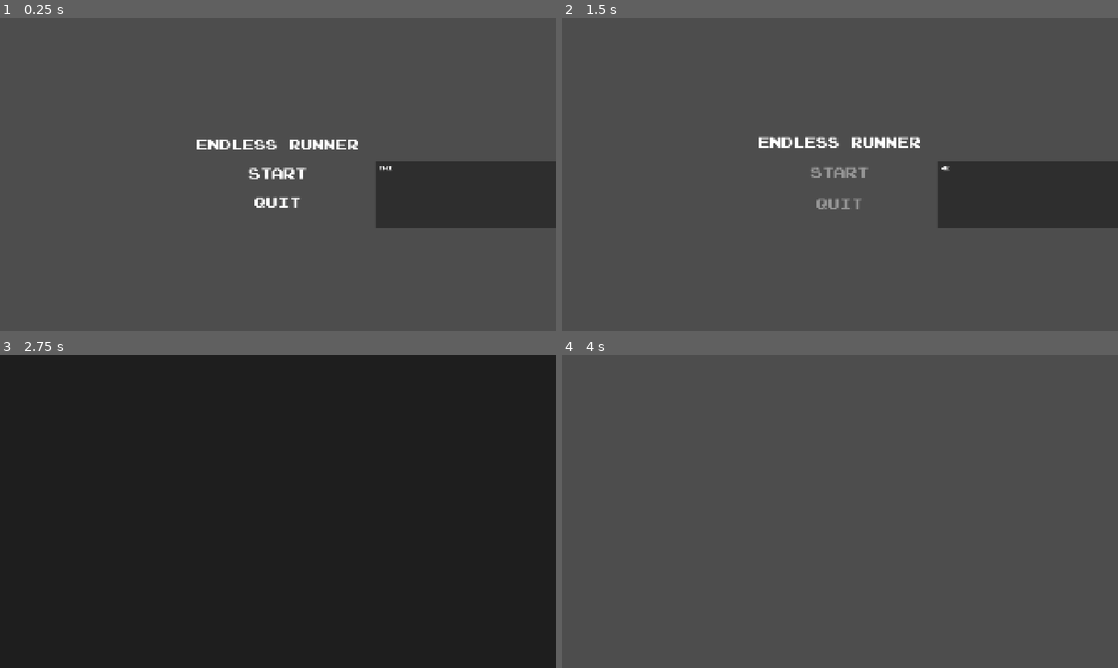
Above: before the commit, frames 1-4 (two rows, left to right).
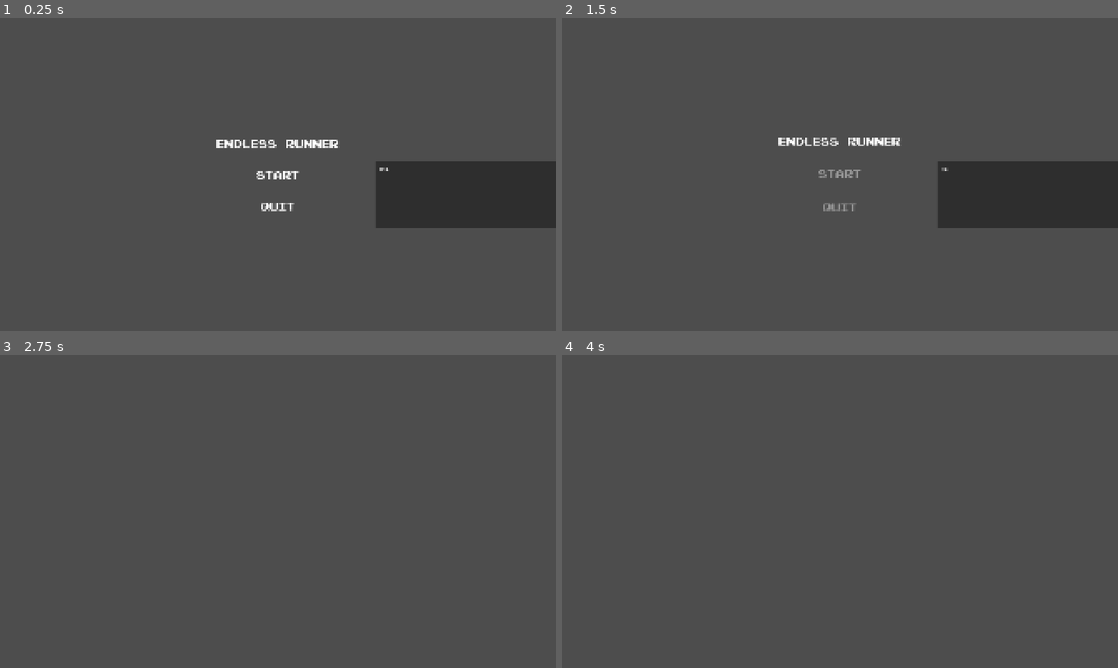
Above: after the commit, the same moments.

Repository: jablonskibrandan/GodotWildBestTeam
Game: Godot game, scene res://scenes/main_menu.tscn
The game is run twice, just before and just after one commit, with the same random seed, the same clock (stepped at 60 frames per second) and the same inputs. Sound files missing from this copy of the repository are replaced by a short silence.
Inputs (mouse positions are in pixels of both pictures, inside the frame that each line leads up to):
- Up to frame 1 (0.25 s): no input
- Up to frame 2 (1.5 s): click "START" at 0.5 s; tap Enter (advance_dialogue) at 1.25 s; move the mouse to (962, 158) at 1.27 s; hold A (deal_accept, bound only after the commit) from 1.28 s (still down); tap Space (boost) at 1.35 s
- Up to frame 3 (2.75 s): move the mouse to (166, 527) at 2.02 s; release A (deal_accept, bound only after the commit) at 2.03 s; tap A (deal_accept, bound only after the commit) at 2.1 s; tap D (deal_deny, bound only after the commit) at 2.3 s
- Up to frame 4 (4 s): tap A (deal_accept, bound only after the commit) at 2.75, 3.5, 3.8 s; move the mouse to (895, 442) at 2.77 s; hold D (deal_deny, bound only after the commit) 2.78-3.53 s; tap Space (boost) at 3.05 s; move the mouse to (812, 574) at 3.52 s; tap Enter (advance_dialogue) at 3.6 s

The runs differ from the first frame. In frame 1, 1.1% of the frame differs, in the area x 35-71%, y 38-62%; in frame 2, 1.1%; in frame 3, 100%, in the area x 0-100%, y 0-100%; in frame 4, nothing differs.

Commit message:
Adding hazard scenes and choice event, changing font to Pixel_NES

Diff:
--- a/track-field-endless-runner/project.godot
+++ b/track-field-endless-runner/project.godot
@@ -38,6 +38,18 @@
 "events": [Object(InputEventKey,"resource_local_to_scene":false,"resource_name":"","device":-1,"window_id":0,"alt_press …(191 unchanged characters)…
 ]
 }
+deal_accept={
+"deadzone": 0.2,
+"events": [Object(InputEventKey,"resource_local_to_scene":false,"resource_name":"","device":-1,"window_id":0,"alt_pressed":false,"shift_pressed":false,"ctrl_pressed":false,"meta_pressed":false,"pressed":false,"keycode":0,"physical_keycode":65,"key_label":0,"unicode":97,"location":0,"echo":false,"script":null)
+, Object(InputEventKey,"resource_local_to_scene":false,"resource_name":"","device":-1,"window_id":0,"alt_pressed":false,"shift_pressed":false,"ctrl_pressed":false,"meta_pressed":false,"pressed":false,"keycode":0,"physical_keycode":4194319,"key_label":0,"unicode":0,"location":0,"echo":false,"script":null)
+]
+}
+deal_deny={
+"deadzone": 0.2,
+"events": [Object(InputEventKey,"resource_local_to_scene":false,"resource_name":"","device":-1,"window_id":0,"alt_pressed":false,"shift_pressed":false,"ctrl_pressed":false,"meta_pressed":false,"pressed":false,"keycode":0,"physical_keycode":68,"key_label":0,"unicode":100,"location":0,"echo":false,"script":null)
+, Object(InputEventKey,"resource_local_to_scene":false,"resource_name":"","device":-1,"window_id":0,"alt_pressed":false,"shift_pressed":false,"ctrl_pressed":false,"meta_pressed":false,"pressed":false,"keycode":0,"physical_keycode":4194321,"key_label":0,"unicode":0,"location":0,"echo":false,"script":null)
+]
+}
 
 [physics]
 
--- /dev/null
+++ b/track-field-endless-runner/scenes/choice_event.tscn
@@ -0,0 +1,66 @@
+[gd_scene format=3 uid="uid://cwh6hna0vleyg"]
+
+[ext_resource type="FontFile" uid="uid://1d70dg6mo2aj" path="res://fonts/Pixel_NES.otf" id="1_6v321"]
+[ext_resource type="Script" uid="uid://bi35bopaik1fy" path="res://scripts/choice_event/choice_event.gd" id="1_48xbu"]
+[ext_resource type="FontFile" uid="uid://duw6o7lgkv2af" path="res://fonts/PressStart2P-vaV7.ttf" id="2_48xbu"]
+
+[node name="ChoiceEvent" type="Control" unique_id=1382108090]
+layout_mode = 3
+anchors_preset = 15
+anchor_right = 1.0
+anchor_bottom = 1.0
+grow_horizontal = 2
+grow_vertical = 2
+script = ExtResource("1_48xbu")
+title_text = "A DARK DEAL HAS BEEN OFFERED"
+benefit_text = "BENEFIT: Stronger boosts..."
+cost_text = "COST: Lose some current speed..."
+
+[node name="DimBackground" type="ColorRect" parent="." unique_id=1297789651]
+layout_mode = 1
+anchors_preset = 15
+anchor_right = 1.0
+anchor_bottom = 1.0
+grow_horizontal = 2
+grow_vertical = 2
+
+[node name="CenterContainer" type="CenterContainer" parent="." unique_id=366564724]
+layout_mode = 1
+anchors_preset = 15
+anchor_right = 1.0
+anchor_bottom = 1.0
+grow_horizontal = 2
+grow_vertical = 2
+
+[node name="PanelContainer" type="PanelContainer" parent="CenterContainer" unique_id=61981948]
+layout_mode = 2
+
+[node name="VBoxContainer" type="VBoxContainer" parent="CenterContainer/PanelContainer" unique_id=1305021619]
+layout_mode = 2
+
+[node name="TitleLabel" type="Label" parent="CenterContainer/PanelContainer/VBoxContainer" unique_id=1117612001]
+layout_mode = 2
+theme_override_fonts/font = ExtResource("1_6v321")
+theme_override_font_sizes/font_size = 32
+text = "A Dark Deal Has Been Offered"
+horizontal_alignment = 1
+
+[node name="BenefitLabel" type="Label" parent="CenterContainer/PanelContainer/VBoxContainer" unique_id=1532316697]
+layout_mode = 2
+theme_override_fonts/font = ExtResource("1_6v321")
+theme_override_font_sizes/font_size = 24
+
+[node name="CostLabel" type="Label" parent="CenterContainer/PanelContainer/VBoxContainer" unique_id=19259492]
+layout_mode = 2
+theme_override_fonts/font = ExtResource("1_6v321")
+theme_override_font_sizes/font_size = 24
+
+[node name="ChoiceLabel" type="Label" parent="CenterContainer/PanelContainer/VBoxContainer" unique_id=1274647509]
+layout_mode = 2
+theme_override_fonts/font = ExtResource("2_48xbu")
+theme_override_font_sizes/font_size = 24
+text = "[A / LEFT] ACCEPT               [D / RIGHT] DENY"
+
+[node name="TimeBar" type="TextureProgressBar" parent="CenterContainer/PanelContainer/VBoxContainer" unique_id=1093151762]
+layout_mode = 2
+max_value = 5.0
--- a/track-field-endless-runner/scenes/dialogue_control.tscn
+++ b/track-field-endless-runner/scenes/dialogue_control.tscn
@@ -1,7 +1,7 @@
 [gd_scene format=3 uid="uid://c2svqte1882mw"]
 
 [ext_resource type="Script" uid="uid://dm1gci7yoj2xe" path="res://scripts/dialogue_control.gd" id="1_1nxhg"]
-[ext_resource type="FontFile" uid="uid://duw6o7lgkv2af" path="res://fonts/PressStart2P-vaV7.ttf" id="1_ibbwl"]
+[ext_resource type="FontFile" uid="uid://1d70dg6mo2aj" path="res://fonts/Pixel_NES.otf" id="2_s1got"]
 
 [node name="DialogueBoxControl" type="Control" unique_id=83453529 node_paths=PackedStringArray("dialogue_text", "continue_indicator", "type_timer")]
 layout_mode = 3
@@ -29,7 +29,7 @@
 offset_top = -133.0
 offset_right = 336.0
 offset_bottom = -93.0
-theme_override_fonts/normal_font = ExtResource("1_ibbwl")
+theme_override_fonts/normal_font = ExtResource("2_s1got")
 
 [node name="ContinueIndicator" type="Label" parent="." unique_id=2019460174]
 layout_mode = 0
@@ -37,7 +37,8 @@
 offset_top = 49.0
 offset_right = 335.0
 offset_bottom = 65.0
-theme_override_fonts/font = ExtResource("1_ibbwl")
+theme_override_fonts/font = ExtResource("2_s1got")
+theme_override_font_sizes/font_size = 17
 text = "< ENTER TO CONTINUE >"
 
 [node name="TypeTimer" type="Timer" parent="." unique_id=1055142671]
--- /dev/null
+++ b/track-field-endless-runner/scenes/hurdle_hazard.tscn
@@ -0,0 +1,14 @@
+[gd_scene format=3 uid="uid://n7n6siieujtg"]
+
+[ext_resource type="Script" uid="uid://un4dh2byrgw1" path="res://scripts/hazard.gd" id="1_2ap07"]
+
+[sub_resource type="RectangleShape2D" id="RectangleShape2D_p50ha"]
+
+[node name="HurdleHazard" type="Node2D" unique_id=598129723]
+
+[node name="Area2D" type="Area2D" parent="." unique_id=83843031]
+script = ExtResource("1_2ap07")
+set_hazard_type = 1
+
+[node name="CollisionShape2D" type="CollisionShape2D" parent="Area2D" unique_id=1841664286]
+shape = SubResource("RectangleShape2D_p50ha")
--- a/track-field-endless-runner/scenes/main.tscn
+++ b/track-field-endless-runner/scenes/main.tscn
@@ -1,7 +1,16 @@
 [gd_scene format=3 uid="uid://0e6qskfldh1r"]
 
 [ext_resource type="PackedScene" uid="uid://d2s3mtedy0qkk" path="res://scenes/screen_fade.tscn" id="1_o5qli"]
+[ext_resource type="PackedScene" uid="uid://cwh6hna0vleyg" path="res://scenes/choice_event.tscn" id="2_0wfyh"]
 
 [node name="Node2D" type="Node2D" unique_id=1818323682]
 
 [node name="ScreenFade" parent="." unique_id=2042087484 instance=ExtResource("1_o5qli")]
+visible = false
+
+[node name="ChoiceEvent" parent="." unique_id=1382108090 instance=ExtResource("2_0wfyh")]
+offset_left = 980.0
+offset_top = 330.0
+offset_right = 980.0
+offset_bottom = 330.0
+cost_text = "COST: Lose some speed..."
--- a/track-field-endless-runner/scenes/main_menu.tscn
+++ b/track-field-endless-runner/scenes/main_menu.tscn
@@ -1,7 +1,7 @@
 [gd_scene format=3 uid="uid://cb6tjj44aasu"]
 
 [ext_resource type="Script" uid="uid://nn5k83gl53ha" path="res://scripts/main_menu_ui.gd" id="1_ekxnf"]
-[ext_resource type="FontFile" uid="uid://duw6o7lgkv2af" path="res://fonts/PressStart2P-vaV7.ttf" id="1_l6cm7"]
+[ext_resource type="FontFile" uid="uid://1d70dg6mo2aj" path="res://fonts/Pixel_NES.otf" id="2_8ln24"]
 [ext_resource type="AudioStream" uid="uid://cc8qp8wjc12ch" path="res://audio/SFX-MenuHover.mp3" id="3_bqqt6"]
 [ext_resource type="AudioStream" uid="uid://clxha00cd7u0f" path="res://audio/SFX-MenuConfirm.mp3" id="3_wu84c"]
 [ext_resource type="PackedScene" uid="uid://c2svqte1882mw" path="res://scenes/dialogue_control.tscn" id="5_8ln24"]
@@ -42,14 +42,14 @@
 
 [node name="Label" type="Label" parent="CenterContainer/VBoxContainer" unique_id=1610265757]
 layout_mode = 2
-theme_override_fonts/font = ExtResource("1_l6cm7")
+theme_override_fonts/font = ExtResource("2_8ln24")
 theme_override_font_sizes/font_size = 40
 text = "ENDLESS RUNNER"
 
 [node name="StartButton" type="Button" parent="CenterContainer/VBoxContainer" unique_id=2023292452]
 layout_mode = 2
 theme_override_colors/font_hover_color = Color(0.9490196, 0.9490196, 0, 1)
-theme_override_fonts/font = ExtResource("1_l6cm7")
+theme_override_fonts/font = ExtResource("2_8ln24")
 theme_override_font_sizes/font_size = 40
 theme_override_styles/normal = SubResource("StyleBoxEmpty_f1tay")
 theme_override_styles/hover = SubResource("StyleBoxEmpty_ekxnf")
@@ -58,7 +58,7 @@
 [node name="QuitButton" type="Button" parent="CenterContainer/VBoxContainer" unique_id=180490032]
 layout_mode = 2
 theme_override_colors/font_hover_color = Color(0.9490196, 0.9490196, 0, 1)
-theme_override_fonts/font = ExtResource("1_l6cm7")
+theme_override_fonts/font = ExtResource("2_8ln24")
 theme_override_font_sizes/font_size = 40
 theme_override_styles/normal = SubResource("StyleBoxEmpty_0cwvh")
 theme_override_styles/hover = SubResource("StyleBoxEmpty_bqqt6")
--- /dev/null
+++ b/track-field-endless-runner/scenes/water_hazard.tscn
@@ -0,0 +1,13 @@
+[gd_scene format=3 uid="uid://bwnl5hxr1704p"]
+
+[ext_resource type="Script" uid="uid://un4dh2byrgw1" path="res://scripts/hazard.gd" id="1_8mjin"]
+
+[sub_resource type="RectangleShape2D" id="RectangleShape2D_l6ilu"]
+
+[node name="HurdleHazard" type="Node2D" unique_id=598129723]
+
+[node name="Area2D" type="Area2D" parent="." unique_id=83843031]
+script = ExtResource("1_8mjin")
+
+[node name="CollisionShape2D" type="CollisionShape2D" parent="Area2D" unique_id=1841664286]
+shape = SubResource("RectangleShape2D_l6ilu")
--- /dev/null
+++ b/track-field-endless-runner/scripts/choice_event/choice_event.gd
@@ -0,0 +1,85 @@
+class_name ChoiceEvent
+extends Control
+
+signal choice_finished(accepted: bool, timed_out: bool)
+
+@export_category("Choice/Deal")
+@export var title_text: String = "STRANGE OPPORTUNITY!"
+@export_multiline var benefit_text: String = "BENEFIT: Stronger boosts"
+@export_multiline var cost_text: String = "COST: Lose some current speed"
+
+@export_category("Timer")
+@export_range(0.5, 30.0, 0.5) var decision_time: float = 5.0
+
+@onready var title_label: Label = (
+	$CenterContainer/PanelContainer/VBoxContainer/TitleLabel
+)
+
+@onready var benefit_label: Label = (
+	$CenterContainer/PanelContainer/VBoxContainer/BenefitLabel
+)
+
+@onready var cost_label: Label = (
+	$CenterContainer/PanelContainer/VBoxContainer/CostLabel
+)
+
+@onready var time_bar: TextureProgressBar = (
+	$CenterContainer/PanelContainer/VBoxContainer/TimeBar
+)
+
+var remaining_time: float = 0.0
+var resolved: bool = false
+var paused_by_this_event: bool = false
+
+
+func _ready() -> void:
+	# Allows this UI to keep processing while the game is paused.
+	process_mode = Node.PROCESS_MODE_ALWAYS
+
+	title_label.text = title_text
+	benefit_label.text = benefit_text
+	cost_label.text = cost_text
+
+	remaining_time = decision_time
+
+	time_bar.min_value = 0.0
+	time_bar.max_value = decision_time
+	time_bar.value = decision_time
+
+
+func _process(delta: float) -> void:
+	if resolved:
+		return
+
+	remaining_time = maxf(remaining_time - delta, 0.0)
+	time_bar.value = remaining_time
+
+	if remaining_time <= 0.0:
+		_resolve_choice(false, true)
+
+
+func _input(event: InputEvent) -> void:
+	if resolved:
+		return
+
+	if event.is_action_pressed("deal_accept"):
+		get_viewport().set_input_as_handled()
+		_resolve_choice(true, false)
+
+	elif event.is_action_pressed("deal_deny"):
+		get_viewport().set_input_as_handled()
+		_resolve_choice(false, false)
+
+
+func _resolve_choice(accepted: bool, timed_out: bool) -> void:
+	if resolved:
+		return
+
+	resolved = true
+
+	if paused_by_this_event:
+		get_tree().paused = false
+		paused_by_this_event = false
+
+	choice_finished.emit(accepted, timed_out)
+	queue_free()
--- /dev/null
+++ b/track-field-endless-runner/scripts/hazard.gd
@@ -0,0 +1,55 @@
+extends Area2D
+class_name Hazard
+
+enum HazardType {
+	WATER,
+	HURDLE
+}
+
+@export var associated_sprite: Sprite2D
+
+@export var set_hazard_type: HazardType = HazardType.WATER
+
+@export_group("Water Hazard")
+@export_range(0.0, 1.0, 0.05) var water_speed_multiplier: float = 0.5
+
+@export_group("Hurdle Hazard")
+@export_range(0.0, 1.0, 0.05) var hurdle_speed_multiplier: float = 0.5
+@export var hurdle_slow_time: float = 2.0
+
+var hurdle_triggered: bool = false
+
+
+func _ready() -> void:
+	body_entered.connect(_on_body_entered)
+	body_exited.connect(_on_body_exited)
+
+
+func _on_body_entered(body: Node2D) -> void:
+	if not body.is_in_group("player"):
+		return
+
+	match set_hazard_type:
+		HazardType.WATER:
+			if body.has_method("enter_water"):
+				body.enter_water(water_speed_multiplier)
+
+		HazardType.HURDLE:
+			if hurdle_triggered:
+				return
+
+			if body.has_method("apply_temporary_slow"):
+				hurdle_triggered = true
+				body.apply_temporary_slow(
+					hurdle_speed_multiplier,
+					hurdle_slow_time
+				)
+
+
+func _on_body_exited(body: Node2D) -> void:
+	if not body.is_in_group("player"):
+		return
+
+	if set_hazard_type == HazardType.WATER:
+		if body.has_method("exit_water"):
+			body.exit_water()
--- a/track-field-endless-runner/scripts/player.gd
+++ b/track-field-endless-runner/scripts/player.gd
@@ -5,15 +5,50 @@
 
 var speed: float = 0.0
 
+var water_speed_multiplier: float = 1.0
+var hurdle_speed_multiplier: float = 1.0
+
+var hurdle_slow_id: int = 0
+
+
 func _ready() -> void:
 	PlayerSignalBus.boost_speed_success.connect(_on_boost_speed_success)
 
 	speed = boost_line.speed / 10.0
 
+
 func _physics_process(delta: float) -> void:
-	speed = speed - 0.2 * delta
-	velocity.x = 1 * speed
+	speed = maxf(speed - 0.2 * delta, 0.0)
+
+	var final_speed := (
+		speed
+		* water_speed_multiplier
+		* hurdle_speed_multiplier
+	)
+
+	velocity.x = final_speed
 	move_and_slide()
 
+
 func _on_boost_speed_success() -> void:
-	speed = speed * 1.1
+	speed *= 1.1
+
+
+func enter_water(multiplier: float = 0.6) -> void:
+	water_speed_multiplier = clampf(multiplier, 0.0, 1.0)
+
+
+func exit_water() -> void:
+	water_speed_multiplier = 1.0
+
+
+func hit_hurdle(multiplier: float = 0.5, duration: float = 2.0) -> void:
+	hurdle_slow_id += 1
+	var current_slow_id := hurdle_slow_id
+
+	hurdle_speed_multiplier = clampf(multiplier, 0.0, 1.0)
+
+	await get_tree().create_timer(duration).timeout
+
+	if current_slow_id == hurdle_slow_id:
+		hurdle_speed_multiplier = 1.0
Binary file added: track-field-endless-runner/fonts/Pixel_NES.otf
Not shown, added: track-field-endless-runner/fonts/Pixel_NES.otf.import
Not shown, added: track-field-endless-runner/scripts/choice_event/choice_event.gd.uid
Not shown, added: track-field-endless-runner/scripts/hazard.gd.uid
